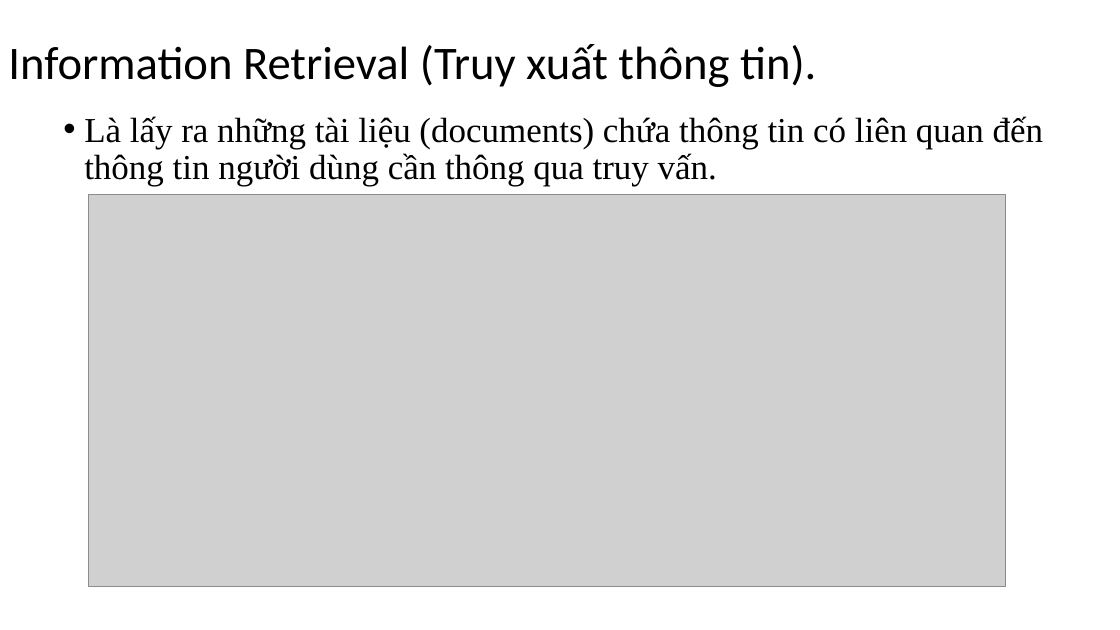
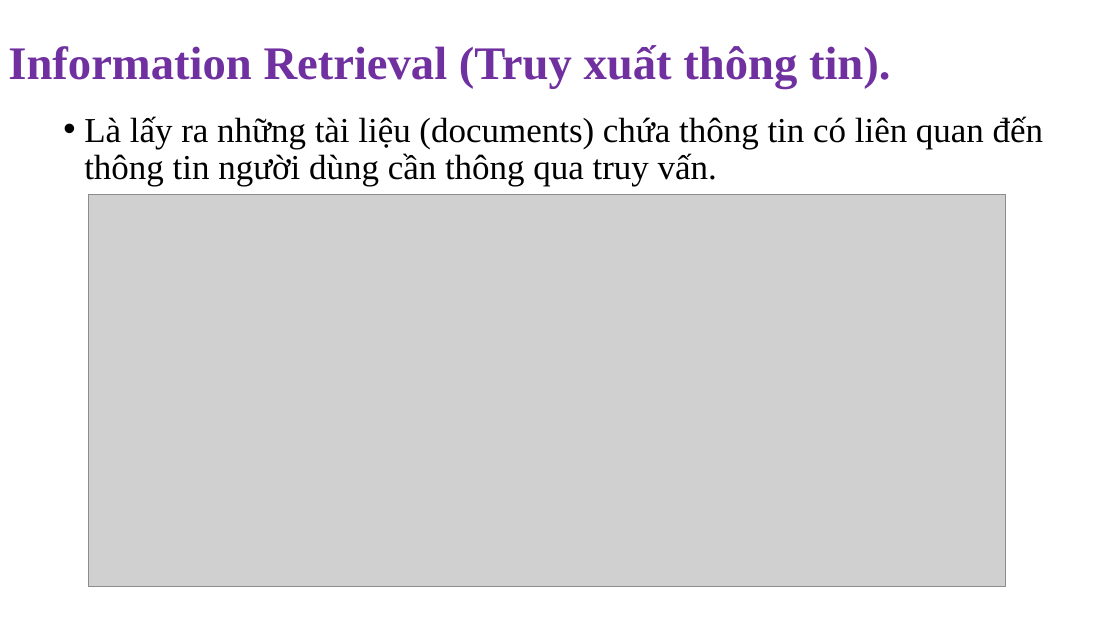
Before and after one commit to NghiLamPhuc/NLP., a slide deck: slide 2 of IR/Presentation1.pptx. Drawn at 1120x630 pixels with LibreOffice and Linux fonts; fonts in the diff are those of the drawing; grey boxes stand for pictures. Boxes give left, top, right and bottom in pixels: in the first picture for what was removed or moved away, otherwise in the second. Text is boxed around its words. In the diff, an @@ line names an element or a change of style, - is before the commit and + after.

```diff
--- a/IR/Presentation1.pptx
+++ b/IR/Presentation1.pptx
@@ title "Information Retrieval (Truy xuất thông ..." at box(8, 45, 891, 89): font Calibri to Times New Roman, text colour #000000 to #7030A0, bold on @@
```
Also in this commit, not shown: 2 other slides changed, 4 slides added, 2 slides removed, 4 other files.
